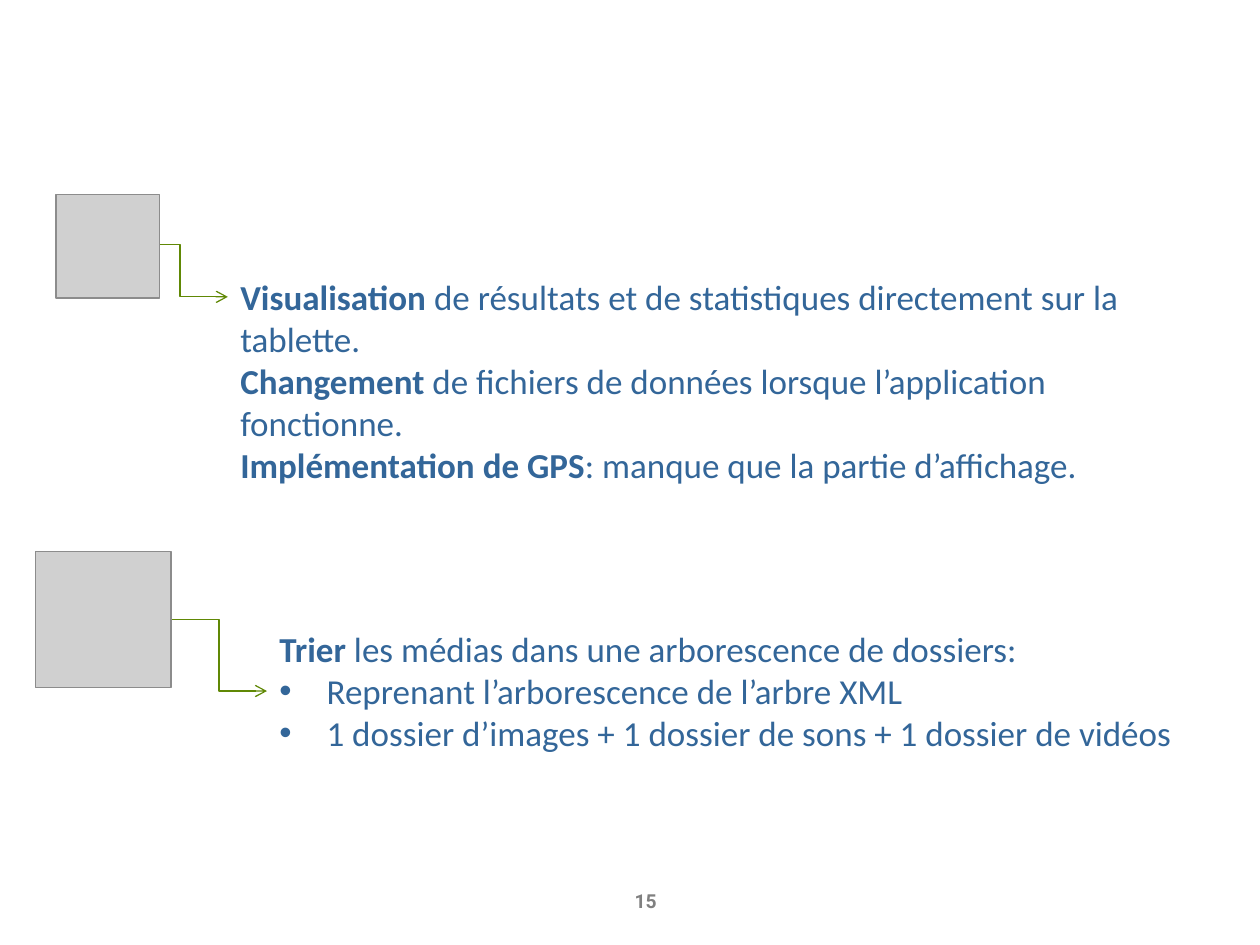
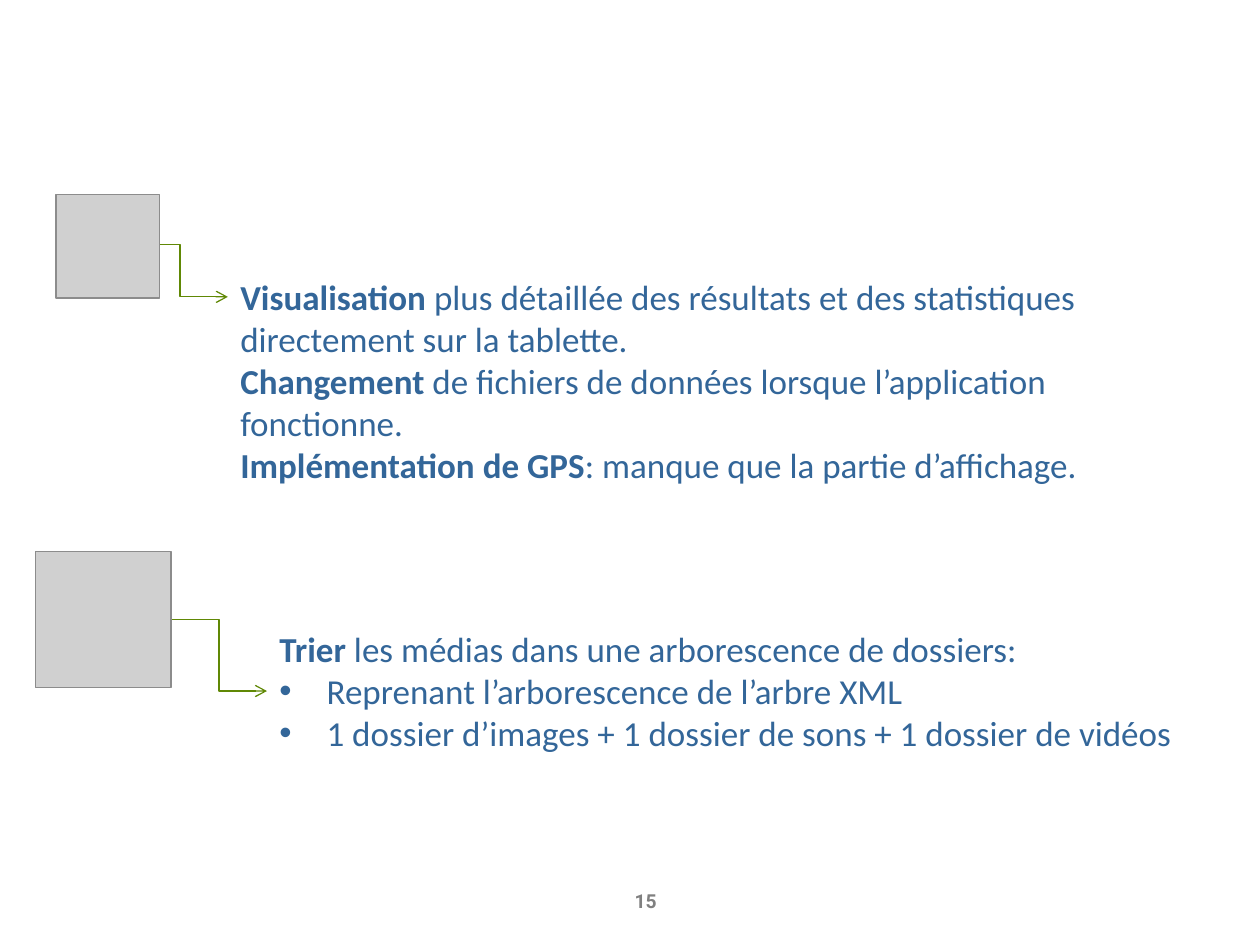
Before and after one commit to AnceretMatthieu/bebete, a slide deck: slide 15 of Soutenance/soutenance-projet-co.pptx. Drawn at 1260x945 pixels with LibreOffice and Linux fonts; fonts in the diff are those of the drawing; grey boxes stand for pictures; background and template pictures are left out. Boxes give left, top, right and bottom in pixels: in the first picture for what was removed or moved away, otherwise in the second. Text is boxed around its words. In the diff, an @@ line names an element or a change of style, - is before the commit and + after.

```diff
--- a/Soutenance/soutenance-projet-co.pptx
+++ b/Soutenance/soutenance-projet-co.pptx
@@ text at [240,285,1074,353]: text changed @@
-Visualisation de résultats et de statistiques directement sur la tablette.
+Visualisation plus détaillée des résultats et des statistiques directement sur la tablette.
```
Also in this commit, not shown: 11 other slides changed, 22 other files.
